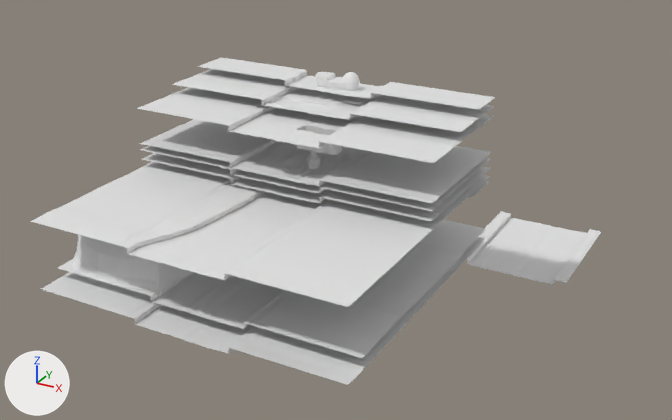
The FBX model Assets/eg.fbx: old version first, new version second.
One viewpoint serves both versions: a 50 mm camera at (450.0, -845.0, 424.0) aimed at (31.0, -84.0, 43.0). Every picture has the same lights, and +X, +Y and +Z are marked at lower left. Where no turn or scale is listed for an object, it has been applied to the vertices.
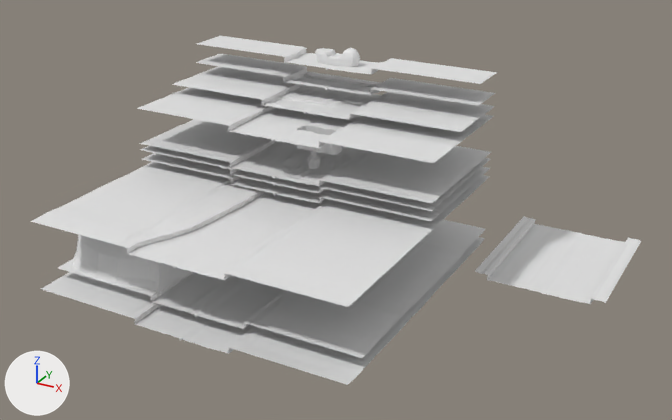
Pixel boxes [x1, y1, x2, y2] of what changed, in the pictures (672 x 420 px):
'Plane.011', moved: before [466, 211, 601, 284]; after [475, 216, 641, 304]
'Plane.004', moved: before [197, 57, 495, 110]; after [197, 36, 497, 84]
'Plane.003', moved: before [469, 181, 489, 197]; after [196, 54, 495, 106]

Patch to the scene script:
```diff
--- a/Assets/eg.fbx.py
+++ b/Assets/eg.fbx.py
@@ ob_plane_004 @@
 ob_plane_004 = bpy.data.objects.new('Plane.004', me_plane_014)
-ob_plane_004.location = (0.0, 0.0, 152.6)
+ob_plane_004.location = (0.0, 0.0, 177.4)
@@ ob_plane_011 @@
 ob_plane_011 = bpy.data.objects.new('Plane.011', me_plane_012)
-ob_plane_011.location = (174.9, 131.1, -58.6)
+ob_plane_011.location = (243.3, 0.0, 0.0)
@@ ob_plane_003 @@
 ob_plane_003 = bpy.data.objects.new('Plane.003', me_plane_003)
-ob_plane_003.location = (0.0, 0.0, 63.8)
+ob_plane_003.location = (0.0, 0.0, 156.9)
```
